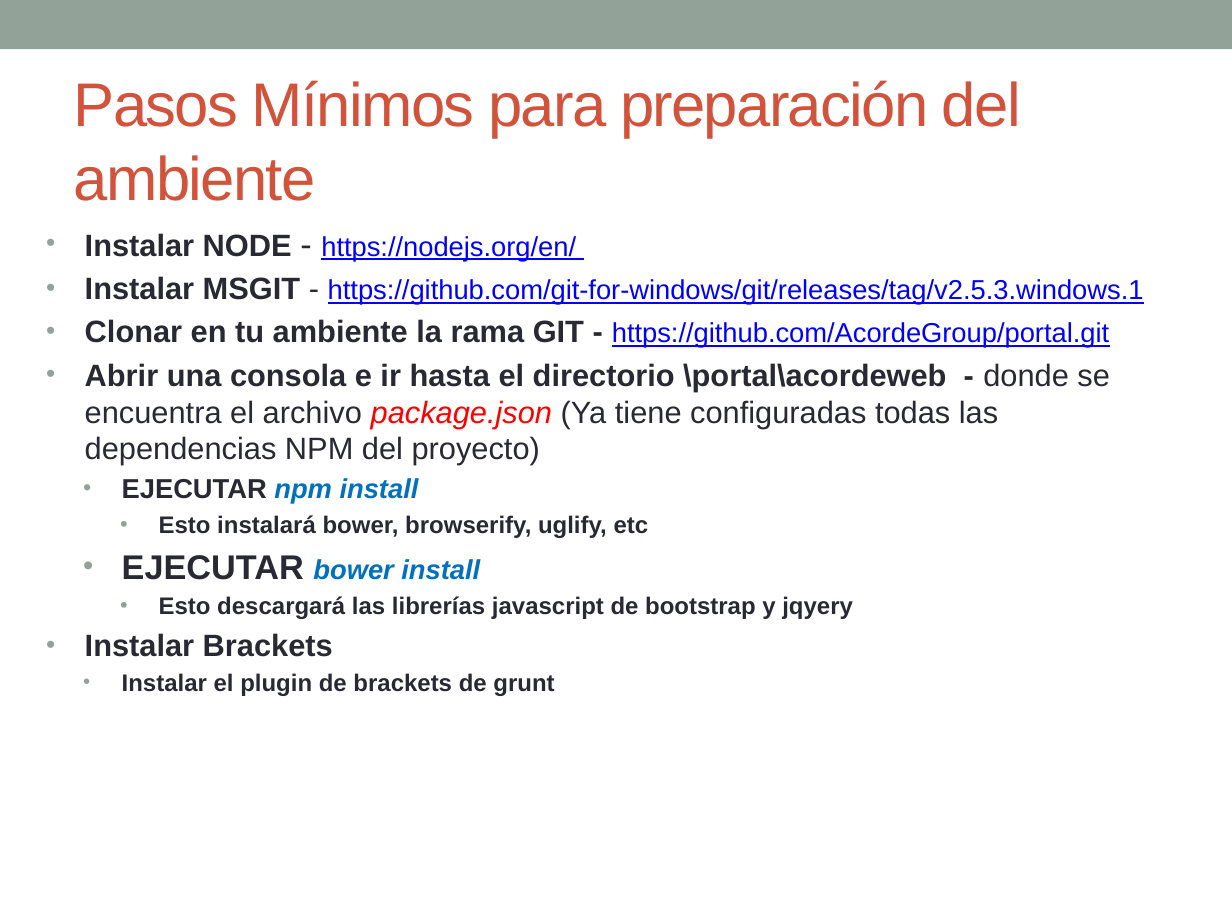
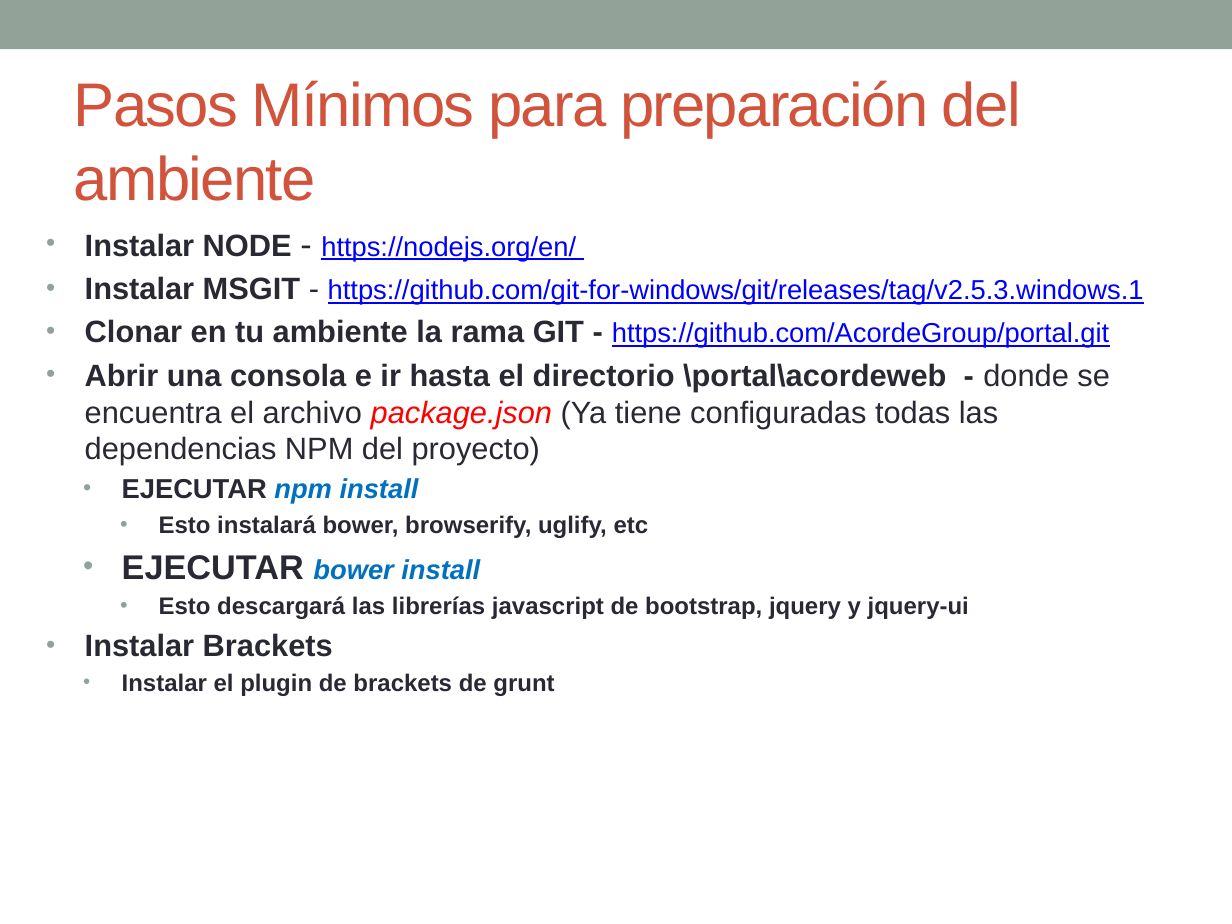
Before and after one commit to AcordeGroup/portal, a slide deck: slide 4 of bitacora_desarrollo.pptx. Drawn at 1232x924 pixels with LibreOffice and Linux fonts; fonts in the diff are those of the drawing. Boxes give left, top, right and bottom in pixels: in the first picture for what was removed or moved away, otherwise in the second. Text is boxed around its words. In the diff, an @@ line names an element or a change of style, - is before the commit and + after.

Commit message:
bitacora_desarrollo.pptx - Se actualiza para indicar que se incluye tambien jquery-ui Gruntfile.js - se actualiza para incluir copia de jquery-ui bower.json - se actualiza para incluir instalacion de jquery-ui acorde.less - cambios varios para asegurar el responsive de las opciones index.html - Se comenta la sección de people por razones de prueba, mejoras varias en el resto de opciones acorde.js - se suma opciones evento click a caption del carousel

```diff
--- a/bitacora_desarrollo.pptx
+++ b/bitacora_desarrollo.pptx
@@ text at (x1=159, y1=596, x2=969, y2=619): text changed @@
-    • Esto descargará las librerías javascript de bootstrap y jqyery
+    • Esto descargará las librerías javascript de bootstrap, jquery y jquery-ui
```
Also in this commit, not shown: 5 other files.
